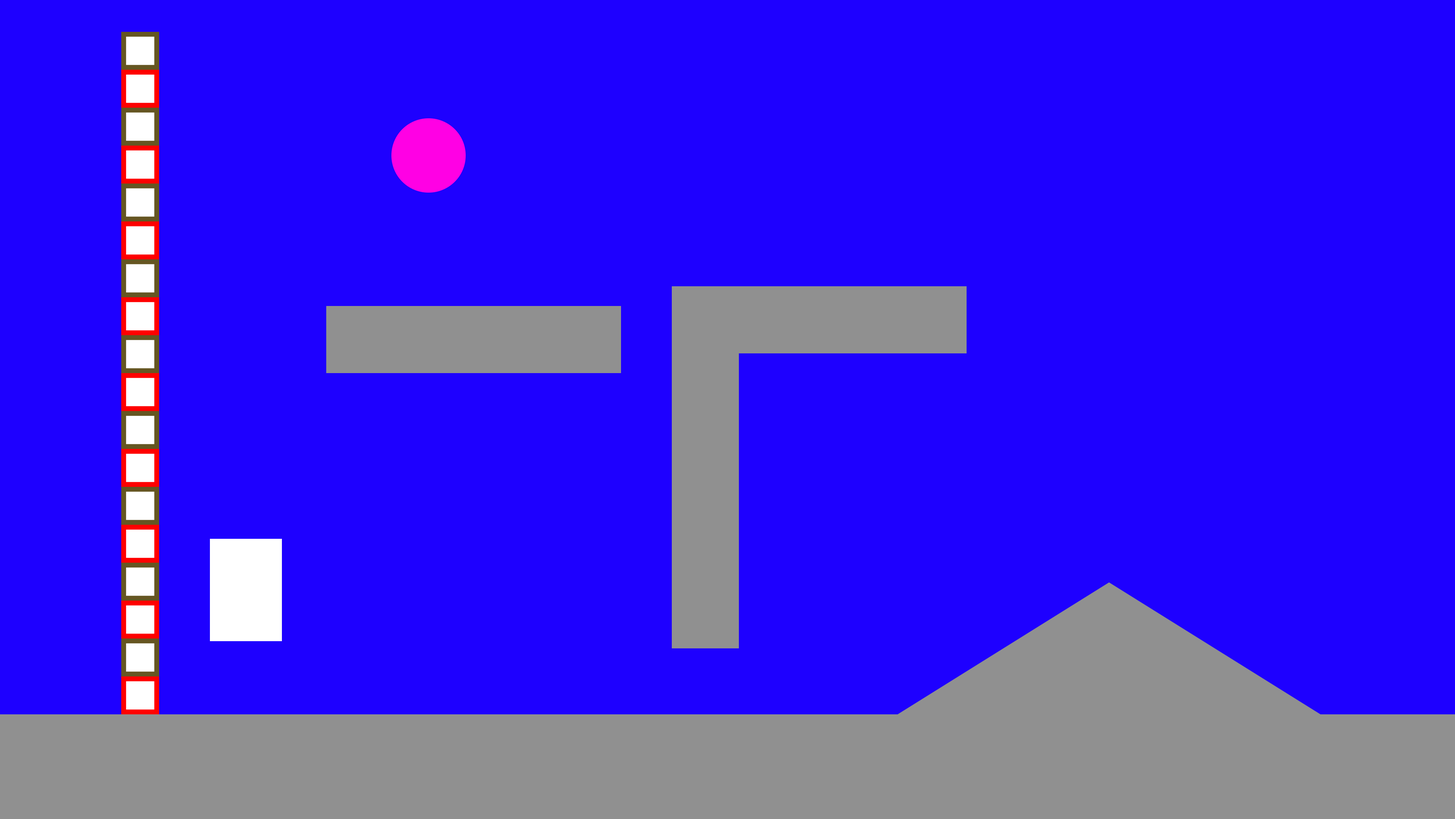
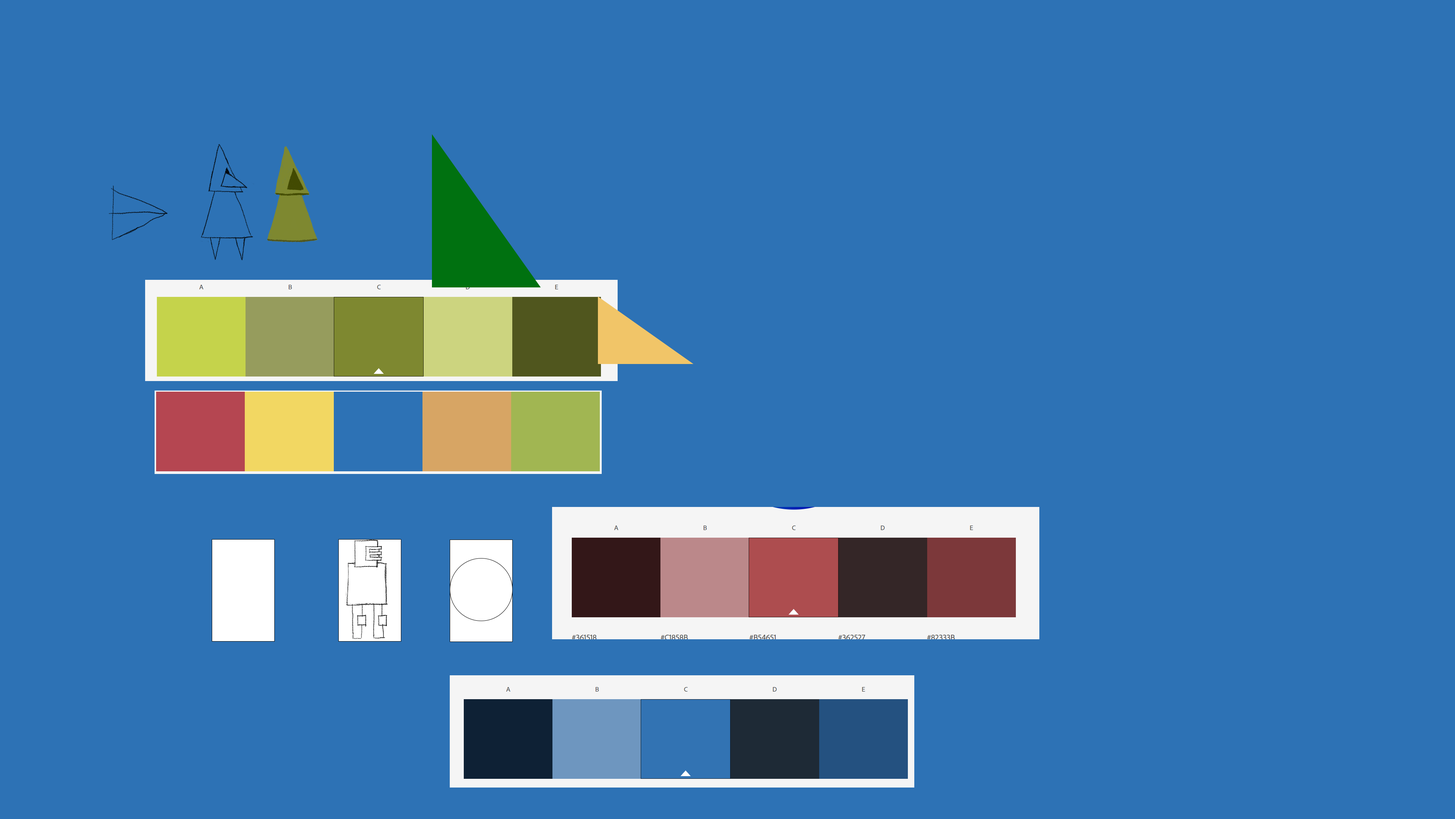
Layered file, before and after one edit (1455x819). Changes by layer:
added layer "Color Fill 2" above "Vector Smart Object copy" over [0, 0, 1455, 819]
added layer "Vector Smart Object copy" above "Color Fill 1" over [598, 296, 694, 365]
added layer "Color Fill 1" above "Vector Smart Object" over [0, 0, 1455, 819]
added layer "Vector Smart Object" above "protoAssets" over [432, 134, 541, 288]
added group "protoAssets" with 24 layers above "protoBackground" over [0, 31, 1455, 819]
hid "Ellipse 1", moved it into group "protoAssets" over [391, 118, 466, 193]
hid "Rectangle 1 copy 2", moved it into group "protoAssets" over [671, 286, 967, 649]
hid "Rectangle 1", moved it into group "protoAssets" over [326, 305, 622, 373]
hid "Triangle 1", moved it into group "protoAssets" over [897, 582, 1321, 715]
hid "measuringStick", moved it into group "protoAssets" over [121, 31, 160, 715]
hid "protoGround", moved it into group "protoAssets" over [0, 714, 1455, 819]
added group "Group 1" with 5 layers in group "protoAssets" over [108, 144, 319, 261]
added layer "Layer 1" in group "Group 1" over [108, 144, 255, 261]
added layer "Layer 7" in group "protoAssets" over [552, 506, 1040, 639]
added layer "Layer 6" in group "protoAssets" over [449, 674, 915, 788]
added layer "Layer 3" in group "protoAssets" over [345, 539, 389, 639]
added layer "Layer 5" in group "protoAssets" over [145, 279, 618, 381]
added layer "Layer 4" in group "protoAssets" over [154, 390, 602, 474]
added layer "Ellipse 2" in group "protoAssets" over [449, 557, 513, 621]
added layer "Rectangle 2 copy 2" in group "protoAssets" over [449, 539, 513, 642]
added layer "Rectangle 2 copy" in group "protoAssets" over [338, 538, 402, 642]
added layer "Rectangle 2" in group "protoAssets" over [211, 538, 275, 642]
hid "protoAvatar", moved it into group "protoAssets" over [209, 538, 282, 641]
painted on "protoBackground" over [0, 0, 1455, 819]
…and 3 more changes (3 added)
